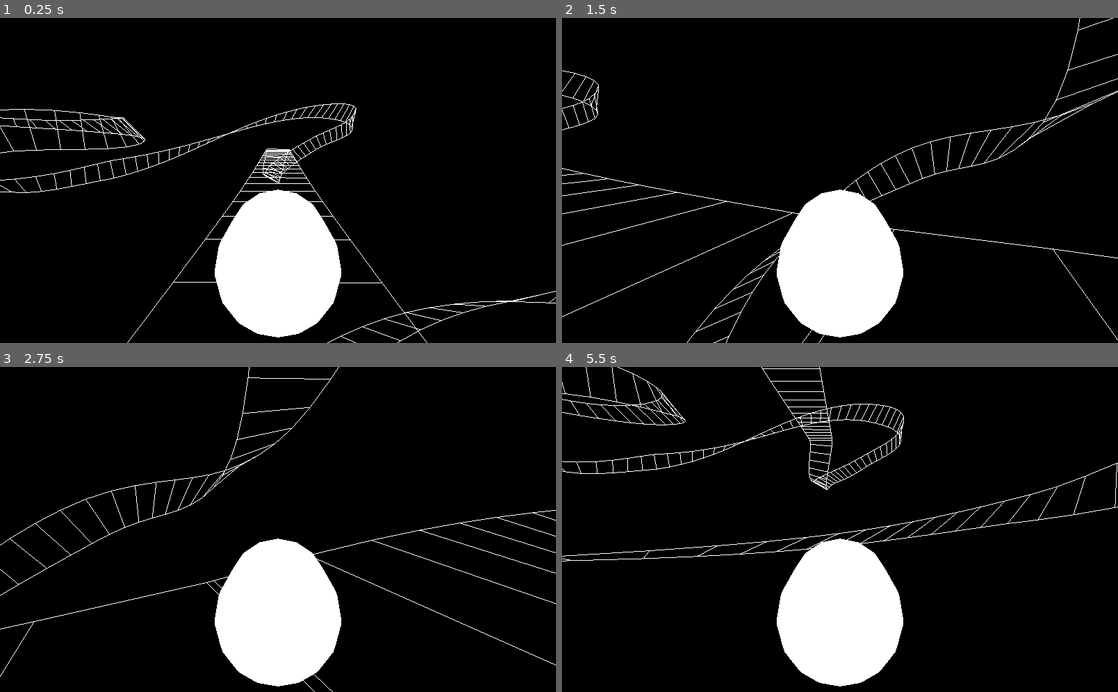
Above: before the commit, frames 1-4 (two rows, left to right).
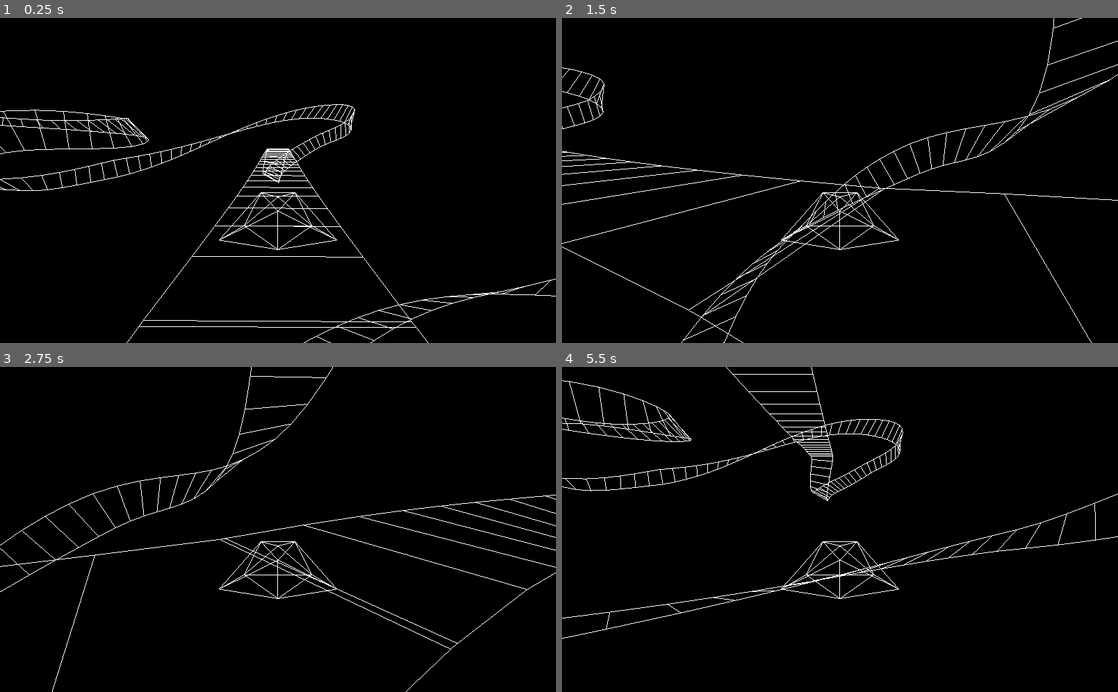
Above: after the commit, the same moments.

Repository: spazzylemons/condux
Game: Godot game, scene res://TestScene.tscn
Same seed, same stepped clock (60 frames per second), same inputs: the game is played once before the commit and once after it.
Inputs:
- Up to frame 1 (0.25 s): no input
- Up to frame 2 (1.5 s): hold Right (stick_right) 0.53-1.28 s; hold X (brake) from 1.28 s (still down)
- Up to frame 3 (2.75 s): release X (brake) at 2.03 s; hold Right (stick_right) from 2.03 s (still down)
- Up to frame 4 (5.5 s): release Right (stick_right) at 2.78 s; hold Z (accel) 2.78-3.53 s; hold Left (stick_left) 3.53-5.03 s; hold X (brake) from 5.03 s (still down)

The runs differ from the first frame. In frame 1, 9.8% of the frame differs, in the area x 0-100%, y 26-100%; in frame 2, 10%; in frame 3, 9.7%; in frame 4, 11%, in the area x 0-100%, y 0-99%.

Commit message:
add vehicle mesh

Diff:
--- a/godot/Course/Course.gd
+++ b/godot/Course/Course.gd
@@ -16,18 +16,6 @@
 var _lengths = []
 var _tilts = []
 var _mesh: Mesh
-
-static func _get_fixed(f: File) -> int:
-	var word = f.get_16()
-	if word >= 32768:
-		word -= 65536
-	return word / 256.0
-
-static func _get_point(f: File) -> Vector3:
-	var px = _get_fixed(f)
-	var py = _get_fixed(f)
-	var pz = -_get_fixed(f)
-	return Vector3(px, py, pz)
 
 func _ready() -> void:
 	# spawn player
@@ -53,9 +41,9 @@
 	var n = f.get_8()
 	_curve.clear_points()
 	for _i in range(n):
-		var l = _get_point(f)
-		var c = _get_point(f)
-		var r = _get_point(f)
+		var l = FileUtils.get_point(f)
+		var c = FileUtils.get_point(f)
+		var r = FileUtils.get_point(f)
 		var t = (f.get_8() / 256.0) * (2.0 * PI)
 		_curve.add_point(c, l - c, r - c)
 		_lengths.append(_curve.get_baked_length())
--- /dev/null
+++ b/godot/FileUtils.gd
@@ -0,0 +1,15 @@
+tool
+extends Object
+class_name FileUtils
+
+static func get_fixed(f: File) -> float:
+	var word = f.get_16()
+	if word >= 32768:
+		word -= 65536
+	return word / 256.0
+
+static func get_point(f: File) -> Vector3:
+	var px = get_fixed(f)
+	var py = get_fixed(f)
+	var pz = -get_fixed(f)
+	return Vector3(px, py, pz)
--- /dev/null
+++ b/godot/Mesh/WireframeMesh.gd
@@ -0,0 +1,28 @@
+tool
+extends MeshInstance
+class_name WireframeMesh
+
+export var path: String
+
+func _ready():
+	mesh = ArrayMesh.new()
+	material_override = preload("res://Material/White.tres")
+	var f = File.new()
+	f.open(path, File.READ)
+	var points = []
+	for _i in range(f.get_8()):
+		points.append(FileUtils.get_point(f))
+	for _i in range(f.get_8()):
+		var v = PoolVector3Array()
+		for _j in range(f.get_8()):
+			v.append(points[f.get_8()])
+		var a = []
+		a.resize(ArrayMesh.ARRAY_MAX)
+		a[ArrayMesh.ARRAY_VERTEX] = v
+		mesh.add_surface_from_arrays(Mesh.PRIMITIVE_LINE_STRIP, a)
+	f.close()
+
+static func create(path: String) -> MeshInstance:
+	var result = MeshInstance.new()
+	result.path = path
+	return result
--- a/godot/Vehicle/Vehicle.gd
+++ b/godot/Vehicle/Vehicle.gd
@@ -71,7 +71,9 @@
 # helper function for spawning a player-controlled vehicle
 static func spawn_player(vehicle_type: VehicleType, position: Vector3) -> Vehicle:
 	# load from scene
-	var vehicle = load("res://Vehicle/Vehicle.tscn").instance()
+	var x = load("res://Vehicle/Vehicle.tscn")
+	print(x)
+	var vehicle = x.instance()
 	vehicle.type = vehicle_type
 	# give the player control of this vehicle
 	vehicle.set_controller("res://Vehicle/Controller/PlayerController.gd")
--- a/godot/Vehicle/Vehicle.tscn
+++ b/godot/Vehicle/Vehicle.tscn
@@ -1,31 +1,65 @@
-[gd_scene load_steps=6 format=2]
+[gd_scene load_steps=7 format=2]
 
 [ext_resource path="res://Vehicle/Vehicle.gd" type="Script" id=1]
-[ext_resource path="res://Material/White.tres" type="Material" id=2]
+[ext_resource path="res://Mesh/WireframeMesh.gd" type="Script" id=2]
 [ext_resource path="res://Vehicle/Controller/BaseController.gd" type="Script" id=3]
+[ext_resource path="res://Material/White.tres" type="Material" id=4]
 
 [sub_resource type="CapsuleShape" id=2]
-radius = 0.25
-height = 0.25
+radius = 0.125
+height = 0.75
 
-[sub_resource type="CapsuleMesh" id=1]
-material = ExtResource( 2 )
-radius = 0.25
-mid_height = 0.25
-radial_segments = 16
+[sub_resource type="ArrayMesh" id=3]
+surfaces/0 = {
+"aabb": AABB( -0.296875, 0, -0.5, 0.59375, 0.199219, 1 ),
+"array_data": PoolByteArray( 0, 0, 76, 62, 0, 0, 0, 0, 0, 0, 76, 62, 0, 0, 0, 0, 0, 0, 0, 0, 0, 0, 0, 191, 0, 0, 76, 190, 0, 0, 0, 0, 0, 0, 76, 62, 0, 0, 152, 190, 0, 0, 0, 0, 0, 0, 204, 62, 0, 0, 0, 0, 0, 0, 0, 0, 0, 0, 0, 63, 0, 0, 0, 0, 0, 0, 44, 62, 0, 0, 230, 62, 0, 0, 152, 190, 0, 0, 0, 0, 0, 0, 204, 62, 0, 0, 200, 189, 0, 0, 76, 62, 0, 0, 76, 62, 0, 0, 76, 190, 0, 0, 0, 0, 0, 0, 76, 62, 0, 0, 0, 0, 0, 0, 0, 0, 0, 0, 0, 63, 0, 0, 76, 62, 0, 0, 0, 0, 0, 0, 76, 62, 0, 0, 200, 61, 0, 0, 76, 62, 0, 0, 76, 62, 0, 0, 0, 0, 0, 0, 0, 0, 0, 0, 0, 191, 0, 0, 200, 189, 0, 0, 76, 62, 0, 0, 76, 62, 0, 0, 200, 61, 0, 0, 76, 62, 0, 0, 76, 62, 0, 0, 152, 62, 0, 0, 0, 0, 0, 0, 204, 62, 0, 0, 76, 62, 0, 0, 0, 0, 0, 0, 76, 62, 0, 0, 76, 190, 0, 0, 0, 0, 0, 0, 76, 62 ),
+"array_index_data": PoolByteArray(  ),
+"blend_shape_data": [  ],
+"format": 2194433,
+"index_count": 0,
+"primitive": 2,
+"skeleton_aabb": [  ],
+"vertex_count": 18
+}
+surfaces/1 = {
+"aabb": AABB( -0.0976562, 0, 0.199219, 0.394531, 0.199219, 0.300791 ),
+"array_data": PoolByteArray( 0, 0, 0, 0, 0, 0, 0, 0, 0, 0, 0, 63, 0, 0, 152, 62, 0, 0, 0, 0, 0, 0, 204, 62, 0, 0, 0, 0, 0, 0, 44, 62, 0, 0, 230, 62, 0, 0, 200, 189, 0, 0, 76, 62, 0, 0, 76, 62 ),
+"array_index_data": PoolByteArray(  ),
+"blend_shape_data": [  ],
+"format": 2194433,
+"index_count": 0,
+"primitive": 2,
+"skeleton_aabb": [  ],
+"vertex_count": 4
+}
+surfaces/2 = {
+"aabb": AABB( 0, 0.167969, 0.199219, 0.0976562, 0.03125, 0.25001 ),
+"array_data": PoolByteArray( 0, 0, 0, 0, 0, 0, 44, 62, 0, 0, 230, 62, 0, 0, 200, 61, 0, 0, 76, 62, 0, 0, 76, 62 ),
+"array_index_data": PoolByteArray(  ),
+"blend_shape_data": [  ],
+"format": 2194433,
+"index_count": 0,
+"primitive": 2,
+"skeleton_aabb": [  ],
+"vertex_count": 2
+}
 
 [node name="Vehicle" type="KinematicBody"]
 script = ExtResource( 1 )
 
 [node name="Camera" type="Camera" parent="."]
-transform = Transform( 1, 0, 0, 0, 0.984808, 0.173648, 0, -0.173648, 0.984808, 0, 0.5, 1 )
+transform = Transform( 1, 0, 0, 0, 0.984808, 0.173648, 0, -0.173648, 0.984808, 0, 0.5, 1.5 )
 
 [node name="CollisionShape" type="CollisionShape" parent="."]
+transform = Transform( 1, 0, 0, 0, 1, 0, 0, 0, 1, 0, 0.125, 0 )
 shape = SubResource( 2 )
-
-[node name="MeshInstance" type="MeshInstance" parent="CollisionShape"]
-mesh = SubResource( 1 )
-skeleton = NodePath("")
 
 [node name="Controller" type="Node" parent="."]
 script = ExtResource( 3 )
+
+[node name="VehicleMesh" type="MeshInstance" parent="."]
+material_override = ExtResource( 4 )
+mesh = SubResource( 3 )
+skeleton = NodePath("../CollisionShape")
+script = ExtResource( 2 )
+path = "res://Mesh/Data/mesh.bin"
--- a/godot/project.godot
+++ b/godot/project.godot
@@ -29,6 +29,11 @@
 "language": "GDScript",
 "path": "res://Course/CourseRenderer.gd"
 }, {
+"base": "Object",
+"class": "FileUtils",
+"language": "GDScript",
+"path": "res://FileUtils.gd"
+}, {
 "base": "BaseController",
 "class": "PlayerController",
 "language": "GDScript",
@@ -43,15 +48,22 @@
 "class": "VehicleType",
 "language": "GDScript",
 "path": "res://Vehicle/VehicleType.gd"
+}, {
+"base": "MeshInstance",
+"class": "WireframeMesh",
+"language": "GDScript",
+"path": "res://Mesh/WireframeMesh.gd"
 } ]
 _global_script_class_icons={
 "BaseController": "",
 "Course": "",
 "CourseArea": "",
 "CourseRenderer": "",
+"FileUtils": "",
 "PlayerController": "",
 "Vehicle": "",
-"VehicleType": ""
+"VehicleType": "",
+"WireframeMesh": ""
 }
 
 [application]
Binary file added: godot/Mesh/Data/mesh.bin
Not shown, removed: scripts/bezier_export.py
Not shown, added: scripts/condux_blender_addon.py
